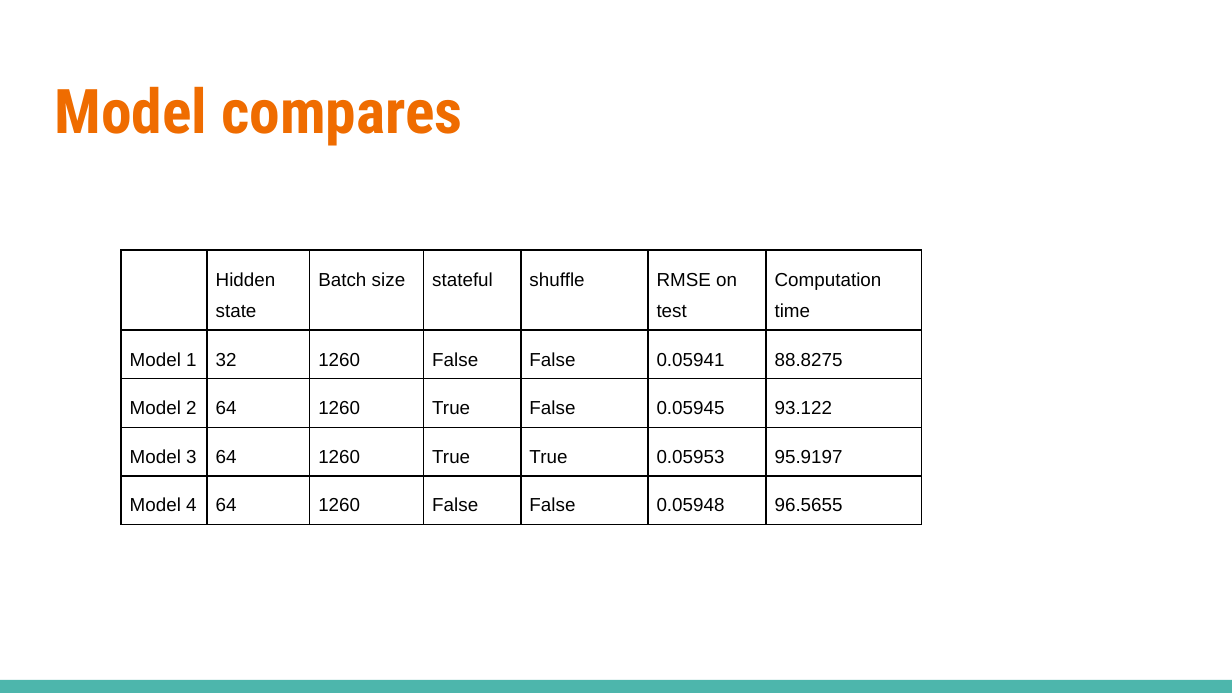
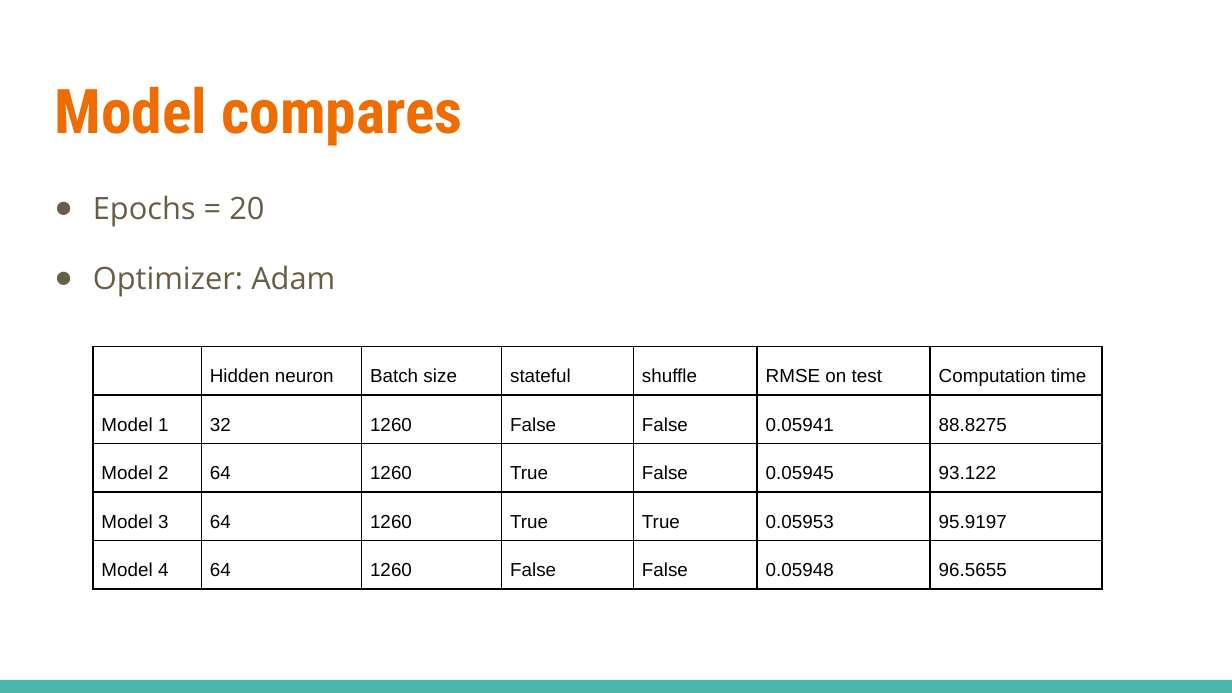
Before and after one commit to yijiaceline/Predict-Future-Sales, a slide deck: slide 9 of presentation.pptx. Drawn at 1232x693 pixels with LibreOffice and Linux fonts; fonts in the diff are those of the drawing. Boxes give left, top, right and bottom in pixels: in the first picture for what was removed or moved away, otherwise in the second. Text is boxed around its words. In the diff, an @@ line names an element or a change of style, - is before the commit and + after.

Commit message:
update

```diff
--- a/presentation.pptx
+++ b/presentation.pptx
@@ text added at (93, 195, 335, 297), 18 pt, text #695D46 @@
+● Epochs = 20
+● Optimizer: Adam
@@ table at (92, 346, 1103, 581) @@
-row 1, column 2: Hidden state
+row 1, column 2: Hidden neuron
@@ table: place and size @@
-table at (121, 250, 920, 654)
+table at (92, 346, 1103, 581)
```
Also in this commit, not shown: 4 other slides changed.
